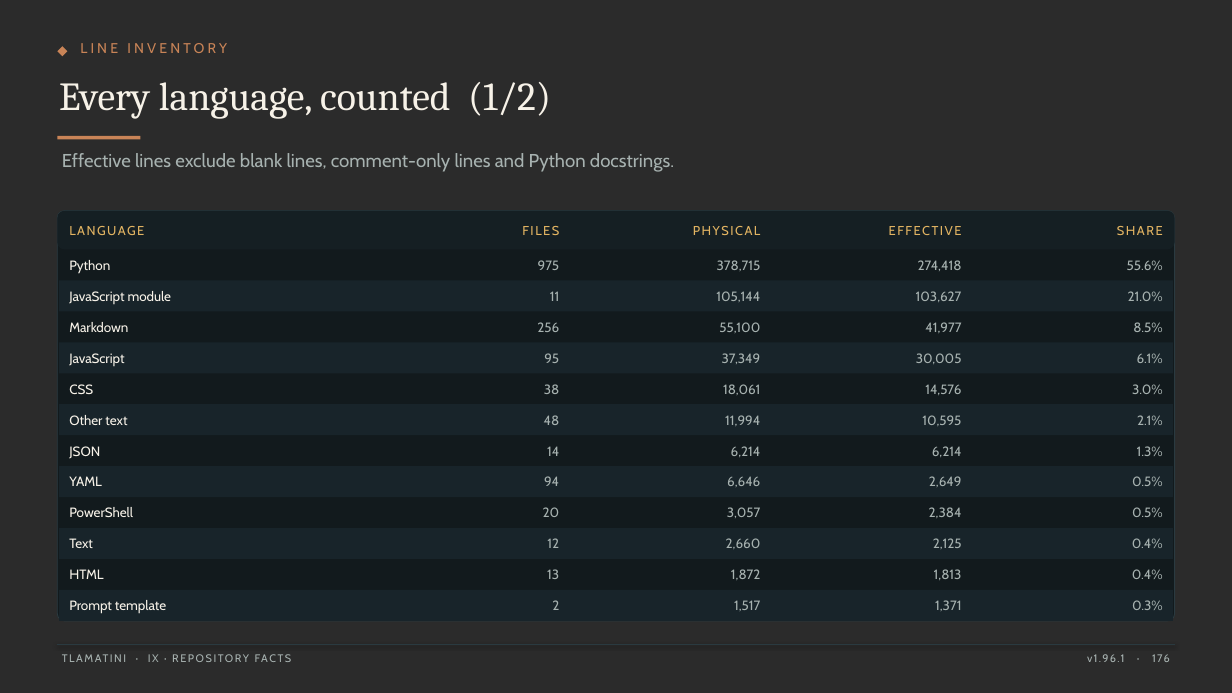
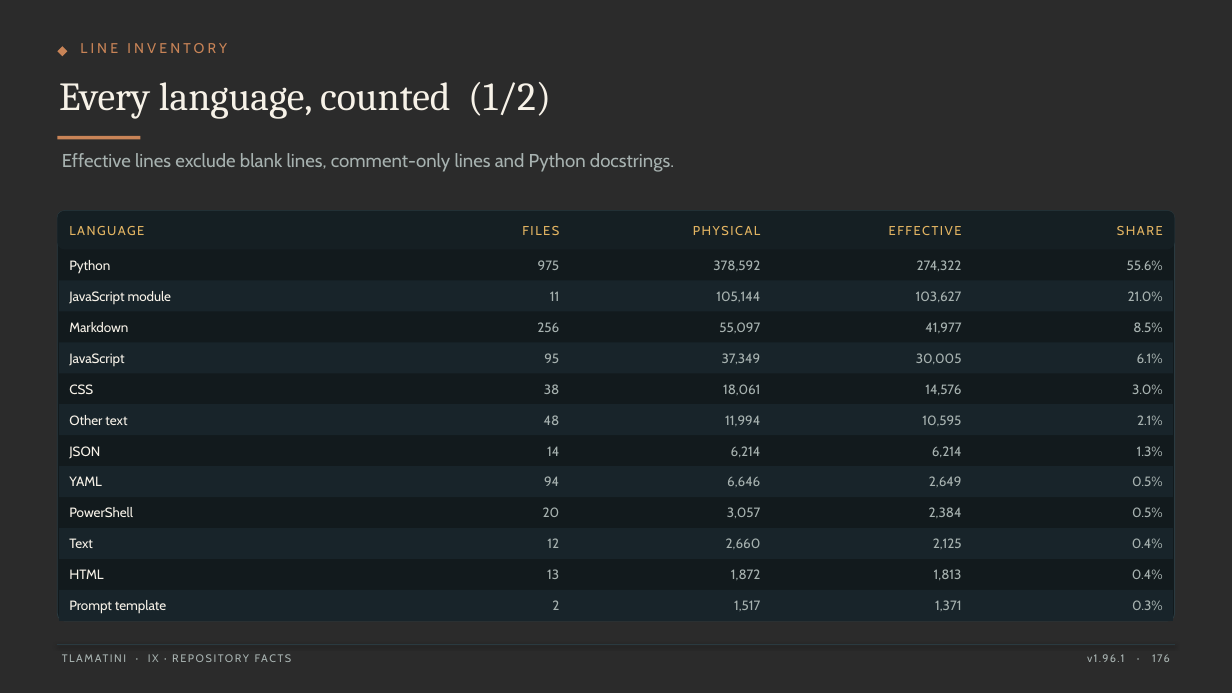
Before and after one commit to XAIHT/Tlamatini, a slide deck: slide 176 of Tlamatini_eXtended_Artificial_Intelligence_Humanly_Tempered.pptx. Drawn at 1232x693 pixels with LibreOffice and Linux fonts; fonts in the diff are those of the drawing; background and template pictures are left out; a plain dark background stands for a picture behind light text. Boxes give left, top, right and bottom in pixels: in the first picture for what was removed or moved away, otherwise in the second. Text is boxed around its words. In the diff, an @@ line names an element or a change of style, - is before the commit and + after.

```diff
--- a/Tlamatini_eXtended_Artificial_Intelligence_Humanly_Tempered.pptx
+++ b/Tlamatini_eXtended_Artificial_Intelligence_Humanly_Tempered.pptx
@@ text at [713,260,760,271]: text changed @@
-378,715
+378,592
@@ text at [917,260,962,271]: text changed @@
-274,418
+274,322
@@ text at [719,322,760,333]: text changed @@
-55,100
+55,097
```
Also in this commit, not shown: 29 other slides changed, 2 other files.
